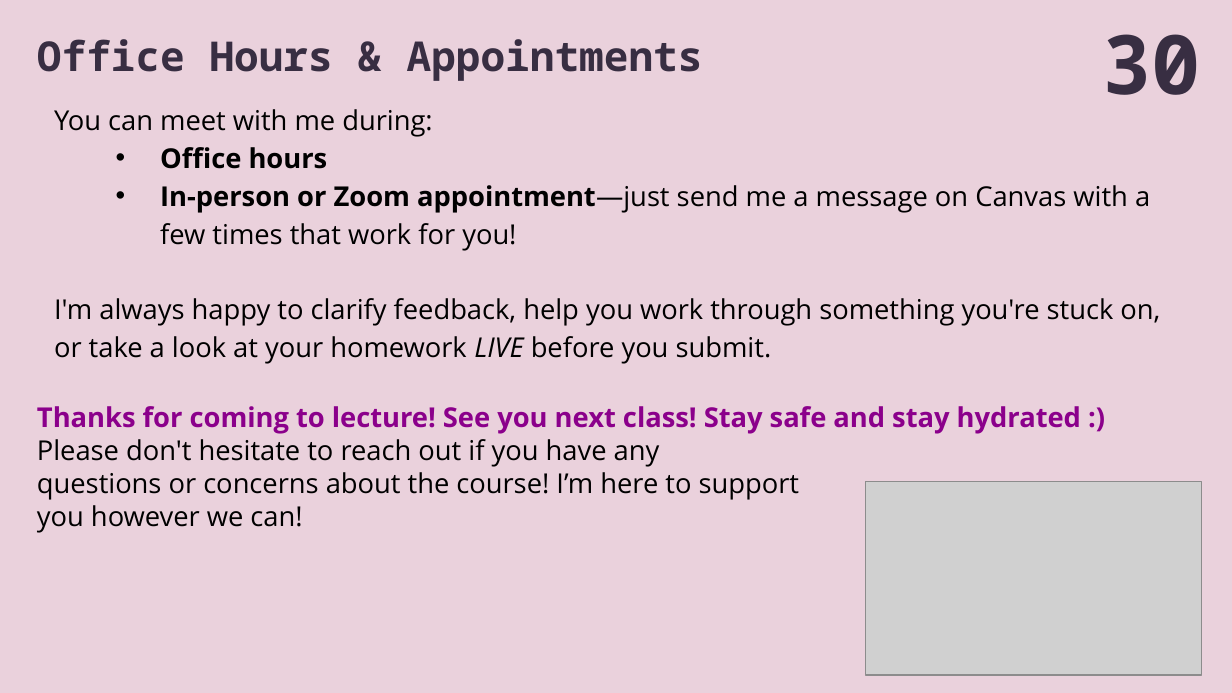
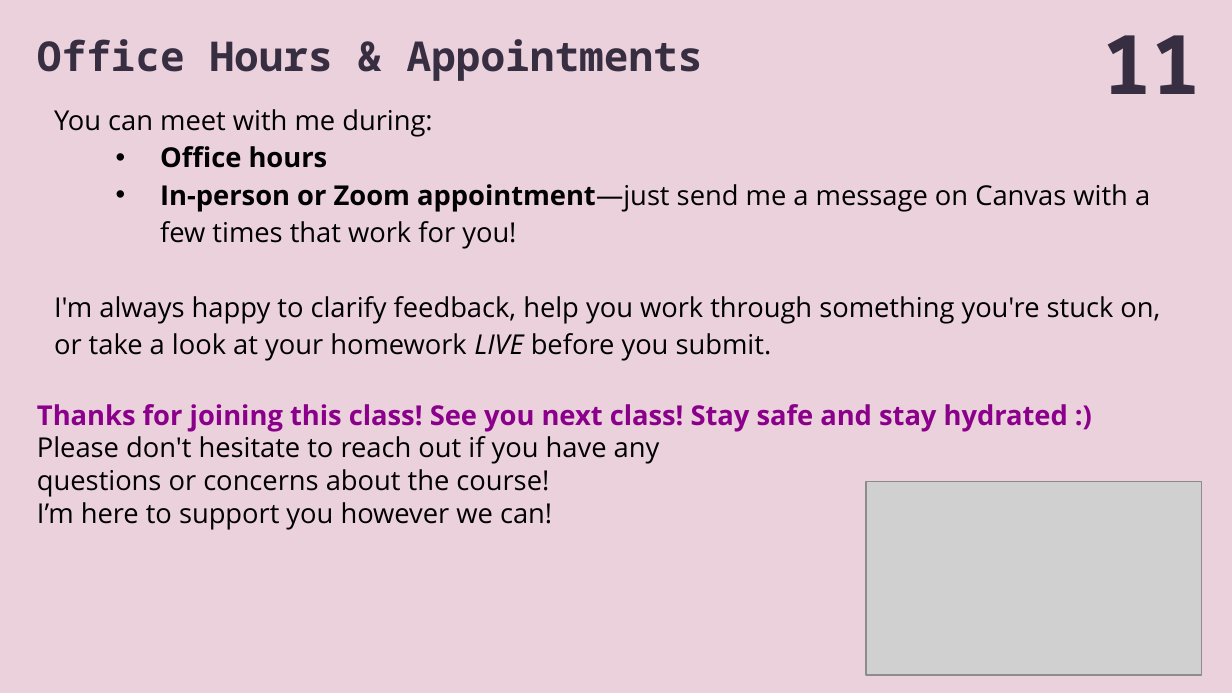
Before and after one commit to MikeTheGreat/IT-CS_115, a slide deck: slide 11 of assets/Lecture-Related/Unit-01/01-Introduction.pptx (slide 30 before the commit). Drawn at 1232x693 pixels with LibreOffice and Linux fonts; fonts in the diff are those of the drawing; grey boxes stand for pictures. Boxes give left, top, right and bottom in pixels: in the first picture for what was removed or moved away, otherwise in the second. Text is boxed around its words. In the diff, an @@ line names an element or a change of style, - is before the commit and + after.

```diff
--- a/assets/Lecture-Related/Unit-01/01-Introduction.pptx
+++ b/assets/Lecture-Related/Unit-01/01-Introduction.pptx
@@ page number at [1103, 35, 1202, 94]: text changed @@
-30
+11
@@ text at [37, 404, 1068, 432]: text changed @@
-Thanks for coming to lecture! See you next class! Stay safe and stay hydrated :)
+Thanks for joining this class! See you next class! Stay safe and stay hydrated :)
@@ text at [37, 469, 552, 530]: text changed @@
-questions or concerns about the course! I’m here to support
-you however we can!
+questions or concerns about the course!
+I’m here to support you however we can!
```
Also in this commit, not shown: 3 other slides changed, 19 slides removed, 18 other files.
